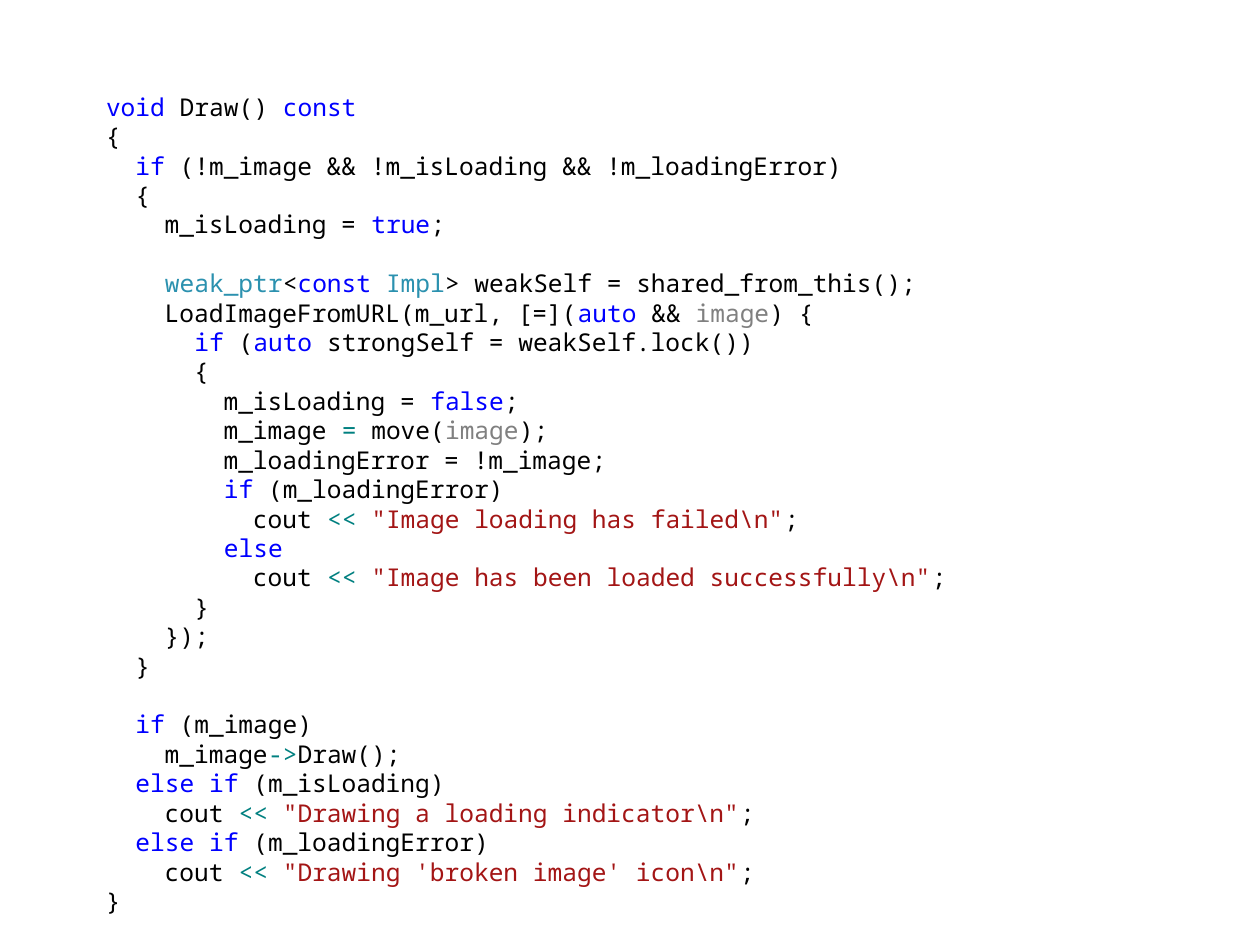
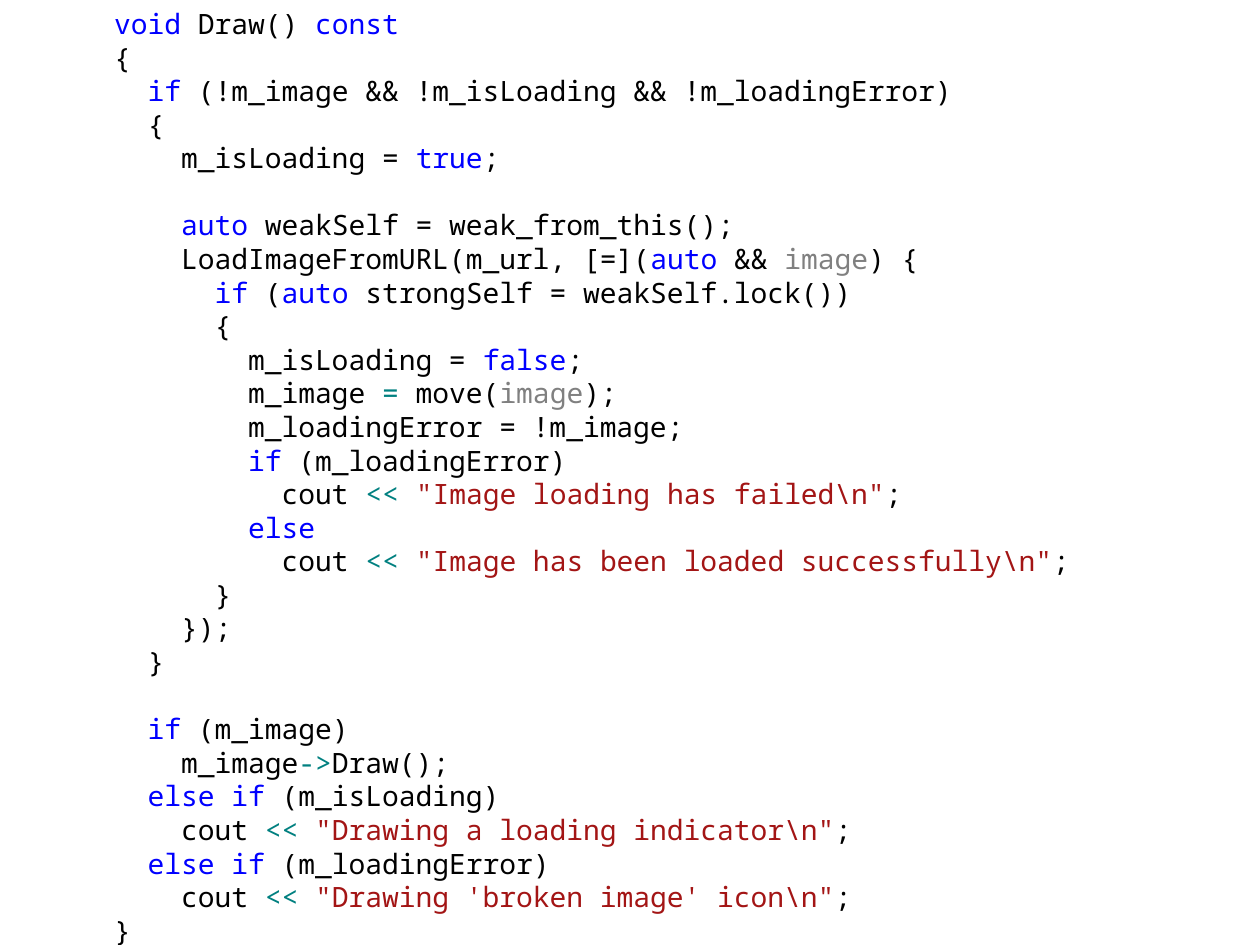
Before and after one commit to iv-sergius/ood, a slide deck: slide 12 of lectures/12.proxy/proxy.pptx. Drawn at 1260x945 pixels with LibreOffice and Linux fonts; fonts in the diff are those of the drawing. Boxes give left, top, right and bottom in pixels: in the first picture for what was removed or moved away, otherwise in the second. Text is boxed around its words. In the diff, an @@ line names an element or a change of style, - is before the commit and + after.

```diff
--- a/lectures/12.proxy/proxy.pptx
+++ b/lectures/12.proxy/proxy.pptx
@@ text "void Draw() const" moved from (x1=106, y1=97, x2=947, y2=887) to (x1=114, y1=12, x2=1069, y2=914) @@
@@ text at (x1=114, y1=12, x2=1069, y2=914): size 14 to 16 pt @@
@@ text at (x1=181, y1=213, x2=734, y2=240): text changed; size 14 to 16 pt @@
-weak_ptr<const Impl> weakSelf = shared_from_this();
+auto weakSelf = weak_from_this();
```
Also in this commit, not shown: 14 other slides changed.
